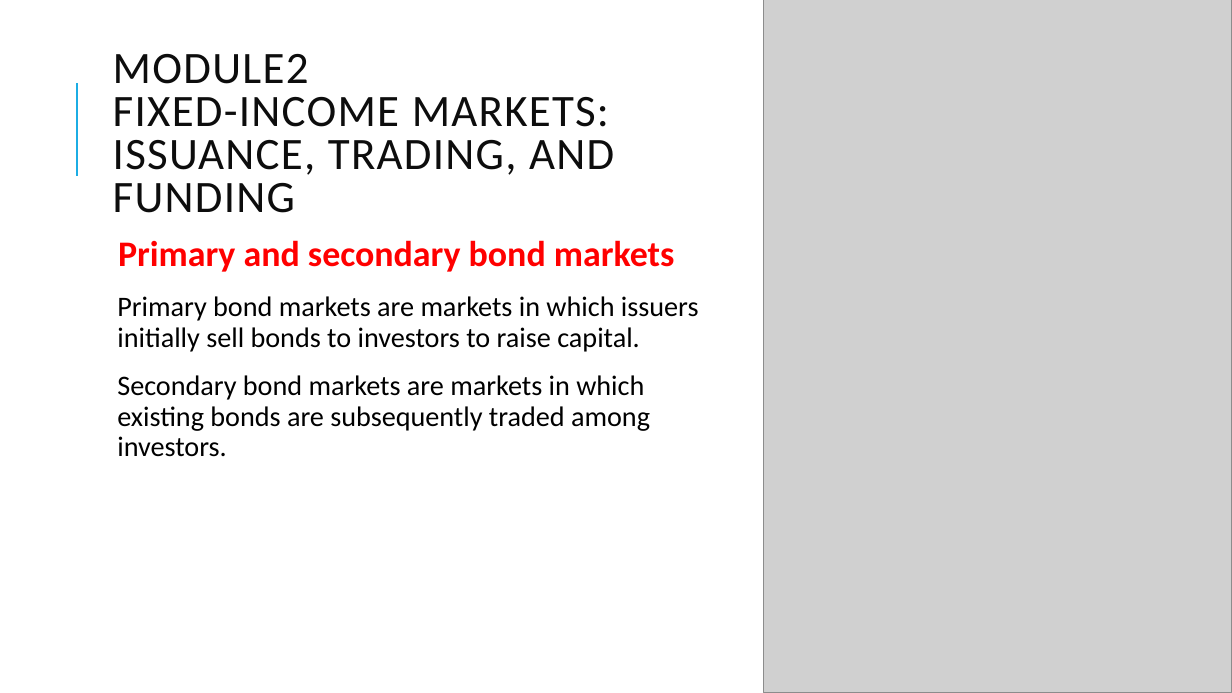
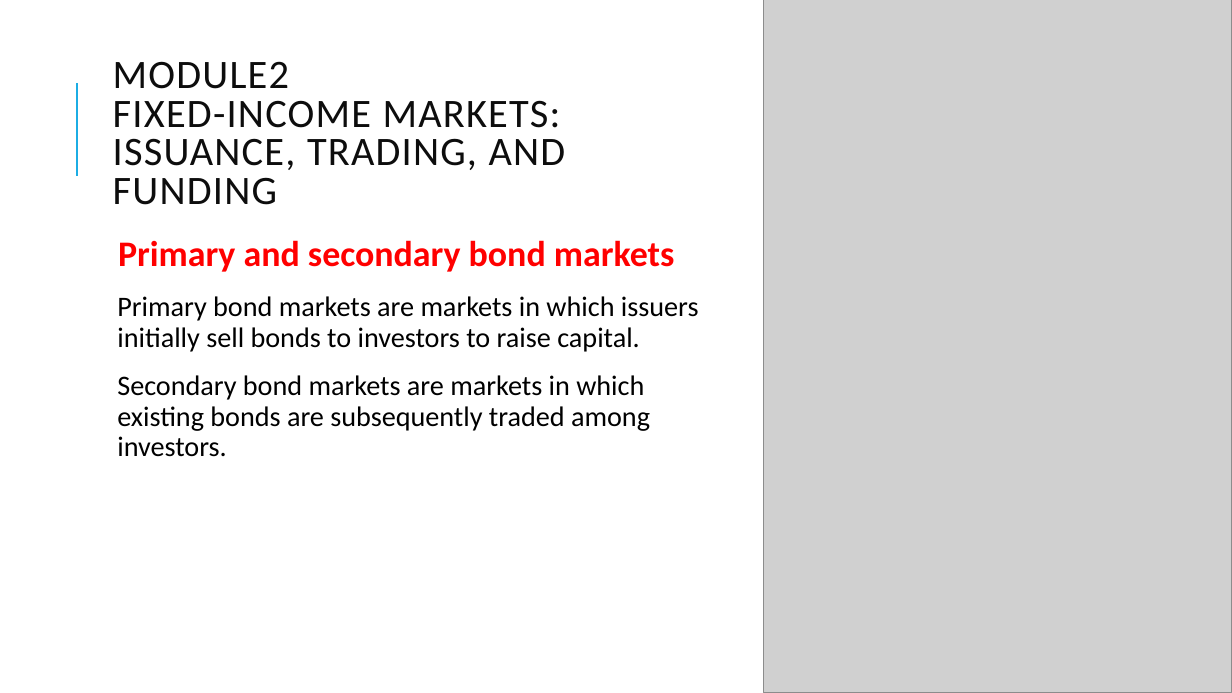
Before and after one commit to Isco0530/data, a slide deck: slide 62 of Fixed Income.pptx. Drawn at 1232x693 pixels with LibreOffice and Linux fonts; fonts in the diff are those of the drawing; grey boxes stand for pictures. Boxes give left, top, right and bottom in pixels: in the first picture for what was removed or moved away, otherwise in the second. Text is boxed around its words. In the diff, an @@ line names an element or a change of style, - is before the commit and + after.

```diff
--- a/Fixed Income.pptx
+++ b/Fixed Income.pptx
@@ title "MODULE2 FIXED-INCOME MARKETS: ISSUANCE, TRADING, ..." at [113,61,566,205]: size 35 to 31.5 pt @@
```
Also in this commit, not shown: 1 other slide changed, 6 slides added.
